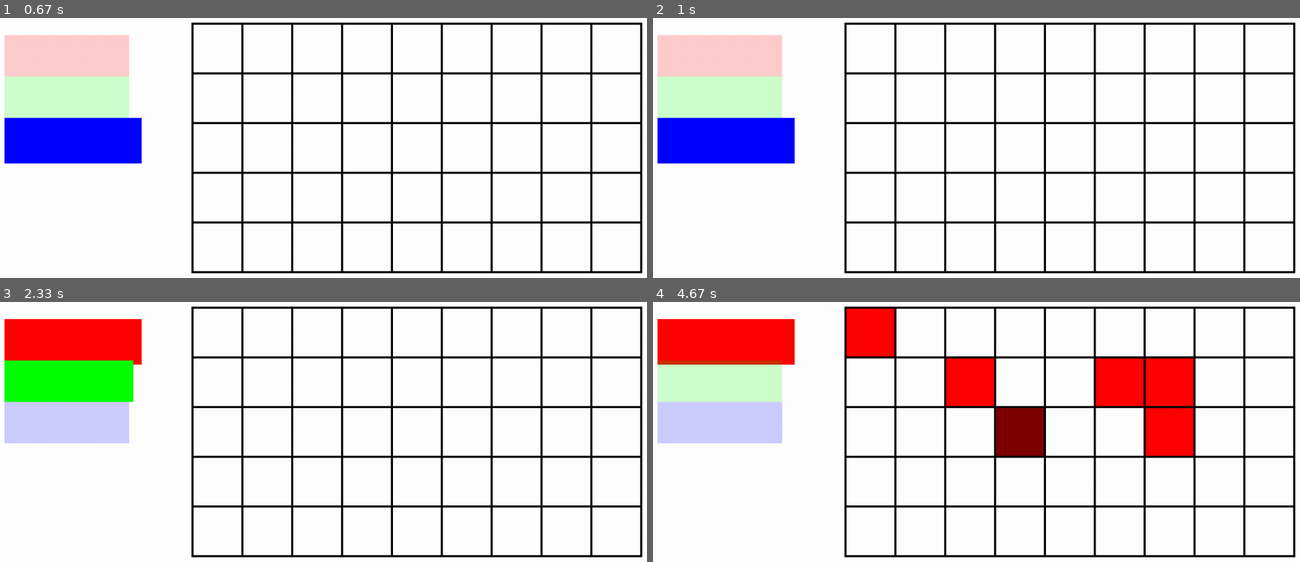
Above: before the commit, frames 1-4 (two rows, left to right).
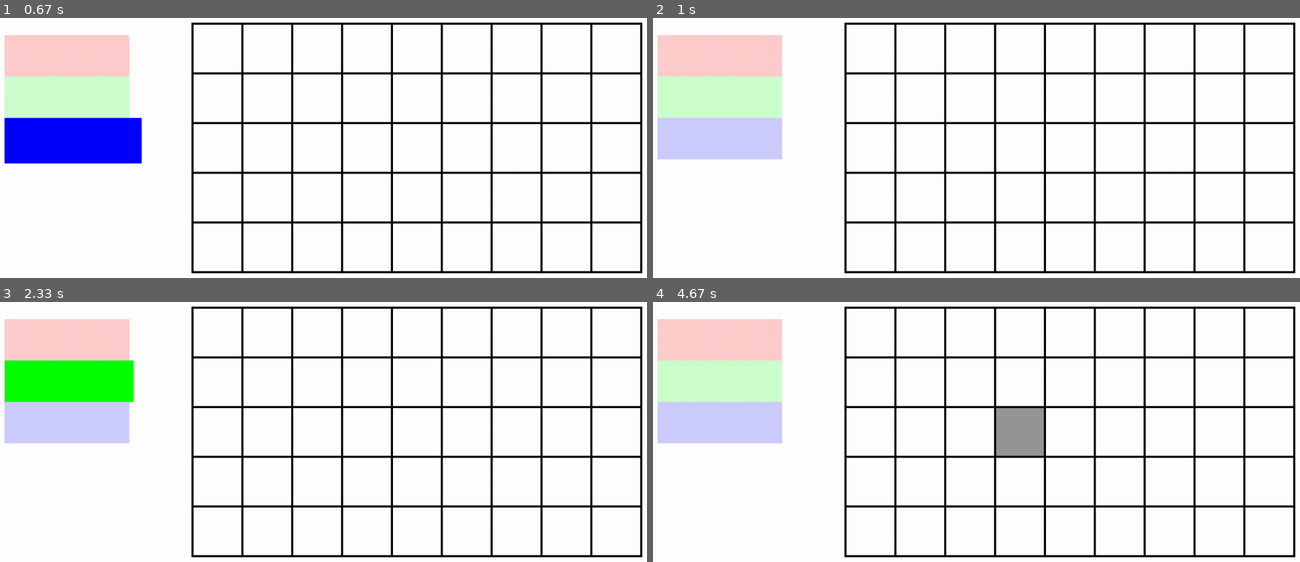
Above: after the commit, the same moments.

Repository: vocaz/pygametowerdefense
Game: pygame game, started from main.py
The game is run twice, just before and just after one commit, with the same random seed, the same clock (stepped at 60 frames per second) and the same inputs.
Inputs (mouse positions are in pixels of both pictures, inside the frame that each line leads up to):
- Up to frame 1 (0.67 s): tap 3 at 0.33 s
- Up to frame 2 (1 s): hold 3 from 0.67 s (still down)
- Up to frame 3 (2.33 s): release 3 at 1.13 s; click (109, 374) at 1.22 s; tap 2 at 1.5 s; tap 1 at 1.83, 2.17 s
- Up to frame 4 (4.67 s): click (944, 367) at 2.55 s; click (872, 354) at 2.88 s; click (1144, 398) at 3.22 s; click (1177, 421) at 3.55 s; click (1112, 364) at 3.88 s; click (775, 359) at 4.22 s; click (995, 416) at 4.55 s

Frame 1 is identical in both runs. In frame 2, 3.8% of the frame differs, in the area x 0-22%, y 38-57%; in frame 3, 3.4%; in frame 4, 12%, in the area x 0-84%, y 2-60%.

Commit message:
Clean up of code and proper opacity handling for grid

Diff:
--- /dev/null
+++ b/assets.py
@@ -0,0 +1,2 @@
+assetpaths = {
+    "tomato":["data/images/ui/tomato.png"]}
--- a/main.py
+++ b/main.py
@@ -1,14 +1,15 @@
 import pygame
 import gc
-from ui_icons import *
-from pygame.locals import *
+from assets import *
 from towers import *
+
+##assets
 click = 0
 pygame.init()
 size = 1
 scalingdirection = 1
 clock = pygame.time.Clock()
-current_tower = 1
+current_tower = 0
 reallength = 320
 realheight = 180
 white = (255,255,255)
@@ -21,12 +22,21 @@
 realwindow = pygame.Surface((reallength,realheight))
 font = pygame.font.Font(None,40)
 grid = [[0,0,0,0,0,0,0,0,0],
-        [0,2,0,0,0,0,0,0,0],
+        [0,0,0,0,0,0,0,0,0],
         [0,0,0,0,0,0,0,0,0],
         [0,0,0,0,0,0,0,0,0],
         [0,0,0,0,0,0,0,0,0]]
 position = (0,0)
-
+def draw_centretext(text,colour):
+    realwindow.fill((0,0,0))
+    closing_text = font.render(text, True, colour)
+    closing_text_rect = closing_text.get_rect()
+    closing_text_rect.center = (reallength // 2, realheight // 2)
+    realwindow.blit(closing_text, closing_text_rect)
+    scaledwindow.blit(pygame.transform.scale(realwindow, (scaledlength,scaledheight)), position)
+def reset_towerselection():
+    global current_tower
+    current_tower = 0
 def reset_grid(gridvar):
     grid = [[0,0,0,0,0,0,0,0,0],
         [0,2,0,0,0,0,0,0,0],
@@ -57,19 +67,23 @@
         button_rect = button_surf.get_rect(center=(40, y * 20 + 46))
         if button_rect.collidepoint(mouse_pos[0], mouse_pos[1]):
             hovered = True
-        if hovered == True and current_tower != towertype:
-            button_surf.set_alpha(255)
-            button_surf = pygame.transform.scale_by(button_surf,size)
-            if size >= 1.1:
-                scalingdirection = -1
-            if size < 1.1 and scalingdirection == 1:
-                size += 0.005
-            if scalingdirection == -1:
-                size -= 0.005
-            if size <= 1:
-                scalingdirection = 1
-            if click == 1:
-                current_tower = towertype
+        if hovered == True:
+            if current_tower != towertype:
+                button_surf.set_alpha(255)
+                button_surf = pygame.transform.scale_by(button_surf,size)
+                if size >= 1.1:
+                    scalingdirection = -1
+                if size < 1.1 and scalingdirection == 1:
+                    size += 0.005
+                if scalingdirection == -1:
+                    size -= 0.005
+                if size <= 1:
+                    scalingdirection = 1
+                if click == 1:
+                    current_tower = towertype
+            else:
+                if click == 1:
+                    reset_towerselection()
         else:
             button_surf.set_alpha(50)
         if towertype == current_tower:
@@ -78,13 +92,14 @@
         realwindow.blit(button_surf,button_rect)
         y += 1
 def update_grid(gridvar):
+    hovered = False
     y = 0
     for row in gridvar:
-        hovered = False
         x = 0
         for tile in row:
             cords = {"x":x,"y":y}
-            tile_rect = pygame.Rect((x*24) + 100, (y*24) + 30, 24, 24)
+            tile_surf = pygame.Surface((24,24))
+            tile_rect = tile_surf.get_rect(topleft=(((x*24) + 100),((y*24) + 30)))
             if tile_rect.collidepoint(mouse_pos[0], mouse_pos[1]):
                 hovered = True
             if tile == 0:
@@ -93,13 +108,20 @@
                 else:
                     pygame.draw.rect(realwindow,white,tile_rect)
             if isinstance(tile,Tower):
+                tile_surf.fill(tile.colour)
                 if hovered == True:
-                    pygame.draw.rect(realwindow,darken_colour(tile.colour),tile_rect)
-                else:
-                    pygame.draw.rect(realwindow,tile.colour,tile_rect)
+                    tile_surf.set_alpha(120)
+                realwindow.blit(tile_surf,tile_rect)
             if hovered == True:
                 if click == 1:
-                    grid[y][x] = current_tower(cords)
+                    if current_tower == 0:
+                        invalid = font.render("goodbye", True, (0,255,0))
+                        closing_text_rect = closing_text.get_rect()
+                        closing_text_rect.center = (reallength // 2, realheight // 2)
+                        realwindow.blit(closing_text, closing_text_rect)
+                        scaledwindow.blit(pygame.transform.scale(realwindow, (scaledlength,scaledheight)), position)
+                    else:
+                        grid[y][x] = current_tower(cords)
             hovered = False
             x += 1
         y += 1
@@ -115,14 +137,11 @@
     realwindow.fill((255,255,255))
     mouse_pos = pygame.mouse.get_pos()
     mouse_pos = (mouse_pos[0]*(320/scaledlength), mouse_pos[1]*(180/scaledheight))
+    check_towerselection()
+    update_grid(grid)
     for event in pygame.event.get():
         if event.type == pygame.QUIT:
-            realwindow.fill((0,0,0))
-            closing_text = font.render("goodbye", True, (0,255,0))
-            closing_text_rect = closing_text.get_rect()
-            closing_text_rect.center = (reallength // 2, realheight // 2)
-            realwindow.blit(closing_text, closing_text_rect)
-            scaledwindow.blit(pygame.transform.scale(realwindow, (scaledlength,scaledheight)), position)
+            draw_centretext("Closing...",(255,255,255))
             pygame.display.update()
             running = False
         elif event.type == pygame.KEYDOWN:
@@ -134,15 +153,22 @@
             elif event.key == pygame.K_r:
                 grid = reset_grid(grid)
             elif event.key == pygame.K_1:
-                current_tower = testRed
+                if current_tower == testRed:
+                    reset_towerselection()
+                else:
+                    current_tower = testRed
             elif event.key == pygame.K_2:
-                current_tower = testGreen
+                if current_tower == testGreen:
+                    reset_towerselection()
+                else:
+                    current_tower = testGreen
             elif event.key == pygame.K_3:
-                current_tower = testBlue
+                if current_tower == testBlue:
+                    reset_towerselection()
+                else:
+                    current_tower = testBlue
         if event.type == pygame.MOUSEBUTTONDOWN and event.button == 1:
             click = 1
-    check_towerselection()
-    update_grid(grid)
     scaledwindow.blit(pygame.transform.scale(realwindow, (scaledlength,scaledheight)), position)
     pygame.display.update()
 pygame.quit()
Renamed: data/ui/tomato-clipart-cartoon-style-vector-illustration_761413-3959.png -> data/images/ui/tomato.png
Empty file removed: ui_icons.py
